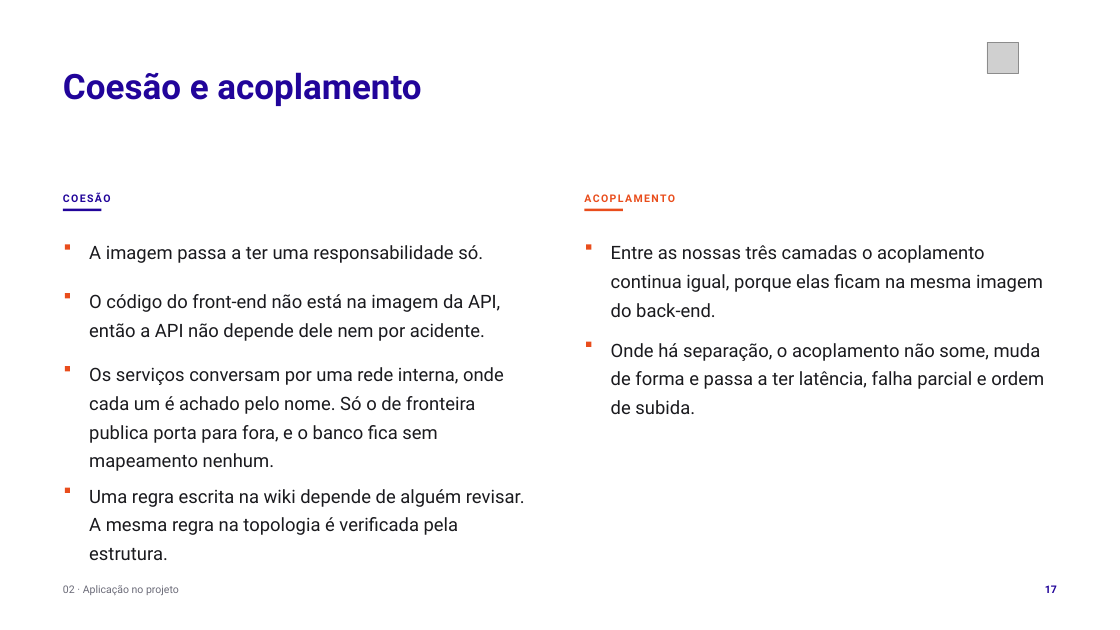
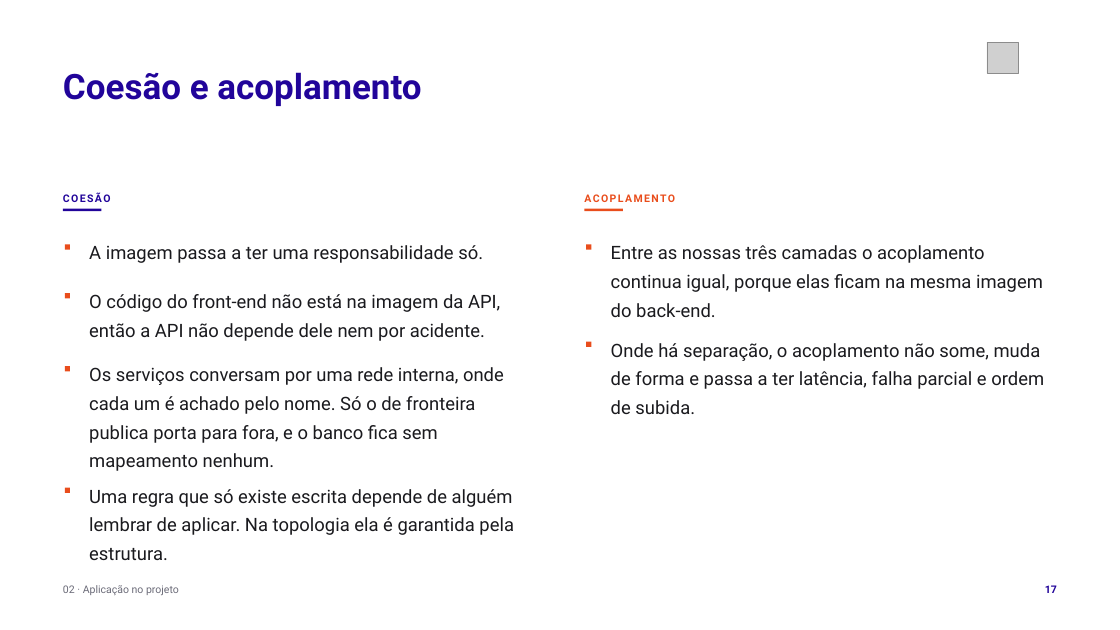
Before and after one commit to tcpassos/invite-app, a slide deck: slide 17 of trabalhos/T1-Docker-Invite-People.pptx. Drawn at 1120x630 pixels with LibreOffice and Linux fonts; fonts in the diff are those of the drawing; grey boxes stand for pictures. Boxes give left, top, right and bottom in pixels: in the first picture for what was removed or moved away, otherwise in the second. Text is boxed around its words. In the diff, an @@ line names an element or a change of style, - is before the commit and + after.

```diff
--- a/trabalhos/T1-Docker-Invite-People.pptx
+++ b/trabalhos/T1-Docker-Invite-People.pptx
@@ text at [89, 489, 514, 560]: text changed @@
-Uma regra escrita na wiki depende de alguém revisar. A mesma regra na topologia é verificada pela estrutura.
+Uma regra que só existe escrita depende de alguém lembrar de aplicar. Na topologia ela é garantida pela estrutura.
```
Also in this commit, not shown: 3 other slides changed, 7 other files.
